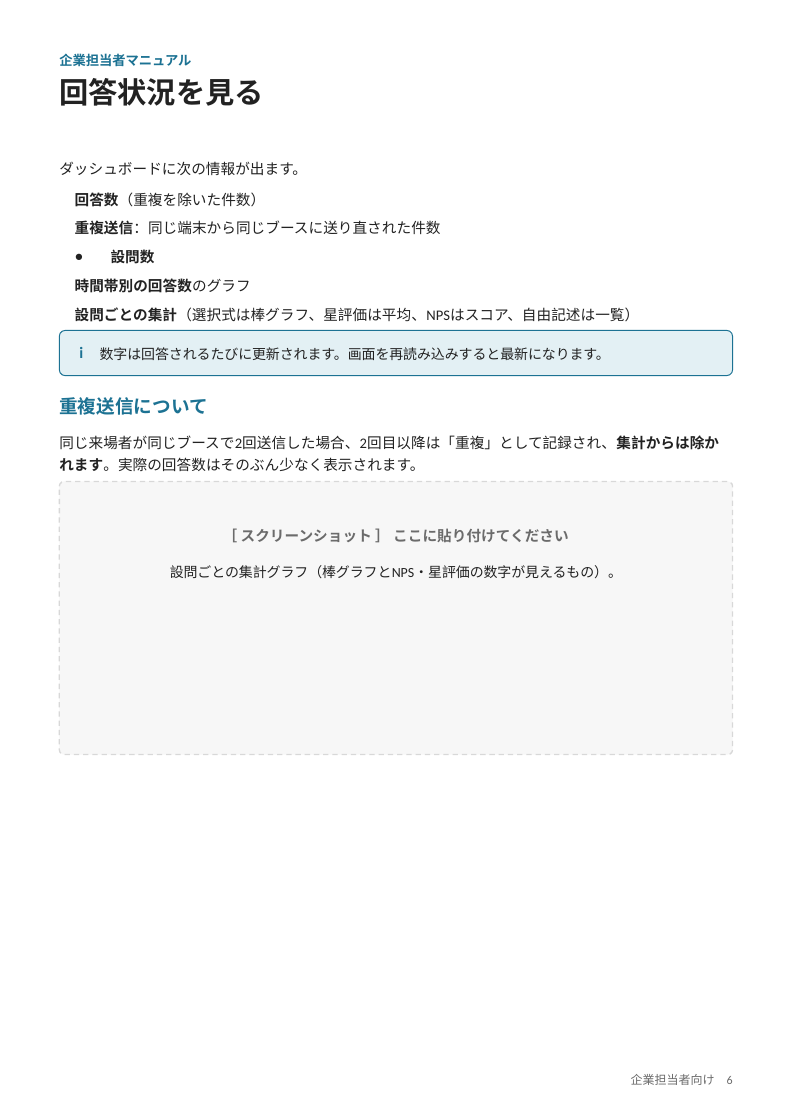
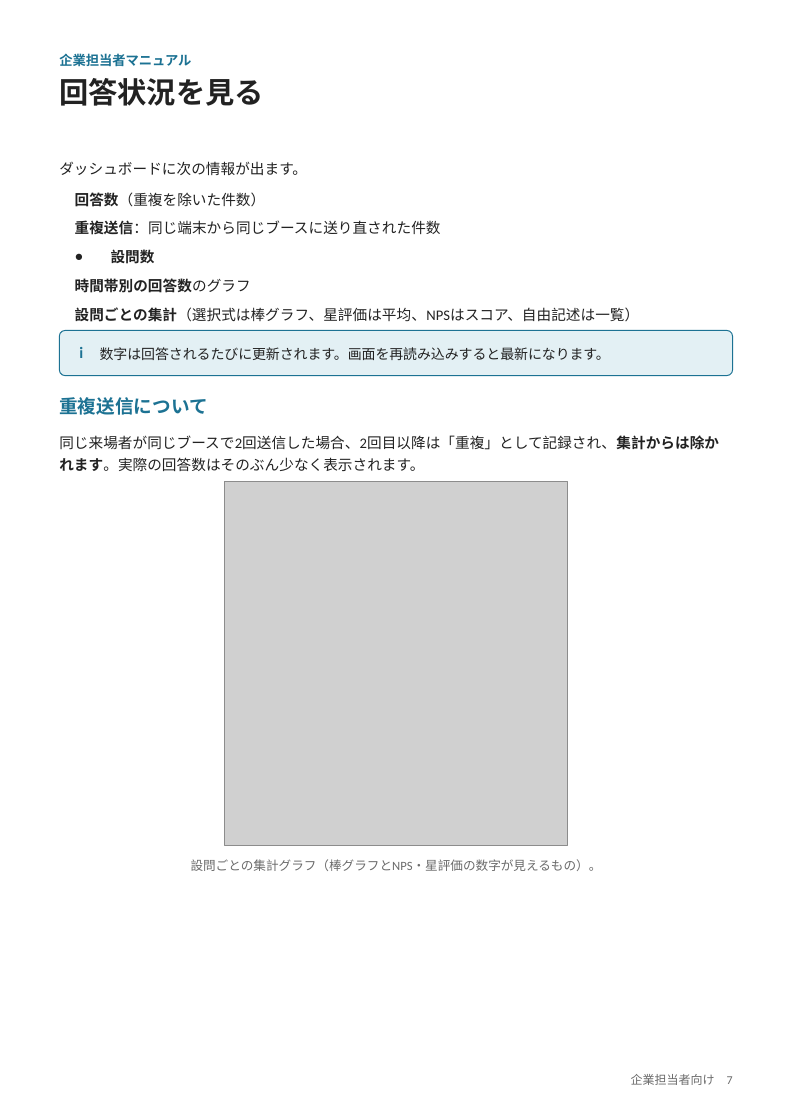
Before and after one commit to nisplus/enque, a slide deck: slide 7 of docs/manual-company.pptx (slide 6 before the commit). Drawn at 792x1120 pixels with LibreOffice and Linux fonts; fonts in the diff are those of the drawing; grey boxes stand for pictures. Boxes give left, top, right and bottom in pixels: in the first picture for what was removed or moved away, otherwise in the second. Text is boxed around its words. In the diff, an @@ line names an element or a change of style, - is before the commit and + after.

```diff
--- a/docs/manual-company.pptx
+++ b/docs/manual-company.pptx
@@ rounded rectangle removed at box(59, 482, 733, 755) @@
@@ picture added at box(224, 482, 568, 846) @@
@@ text removed at box(241, 528, 569, 543) @@
-［ スクリーンショット ］ ここに貼り付けてください
@@ text "設問ごとの集計グラフ（棒グラフとNPS・星評価の数字が見えるもの）。": place and size @@
-text "設問ごとの集計グラフ（棒グラフとNPS・星評価の数字が見えるもの）。" at box(170, 565, 622, 578)
+text "設問ごとの集計グラフ（棒グラフとNPS・星評価の数字が見えるもの）。" at box(191, 859, 602, 871)
@@ text "設問ごとの集計グラフ（棒グラフとNPS・星評価の数字が見えるもの）。" at box(191, 859, 602, 871): size 10.5 to 9.5 pt, text colour #222222 to #6B6B6B; line spacing 1.2 to 1; vertical alignment top to middle @@
@@ text at box(631, 1074, 733, 1085): text changed @@
-企業担当者向け 6
+企業担当者向け 7
```
Also in this commit, not shown: 8 other slides changed, 1 slide added, 36 other files.
